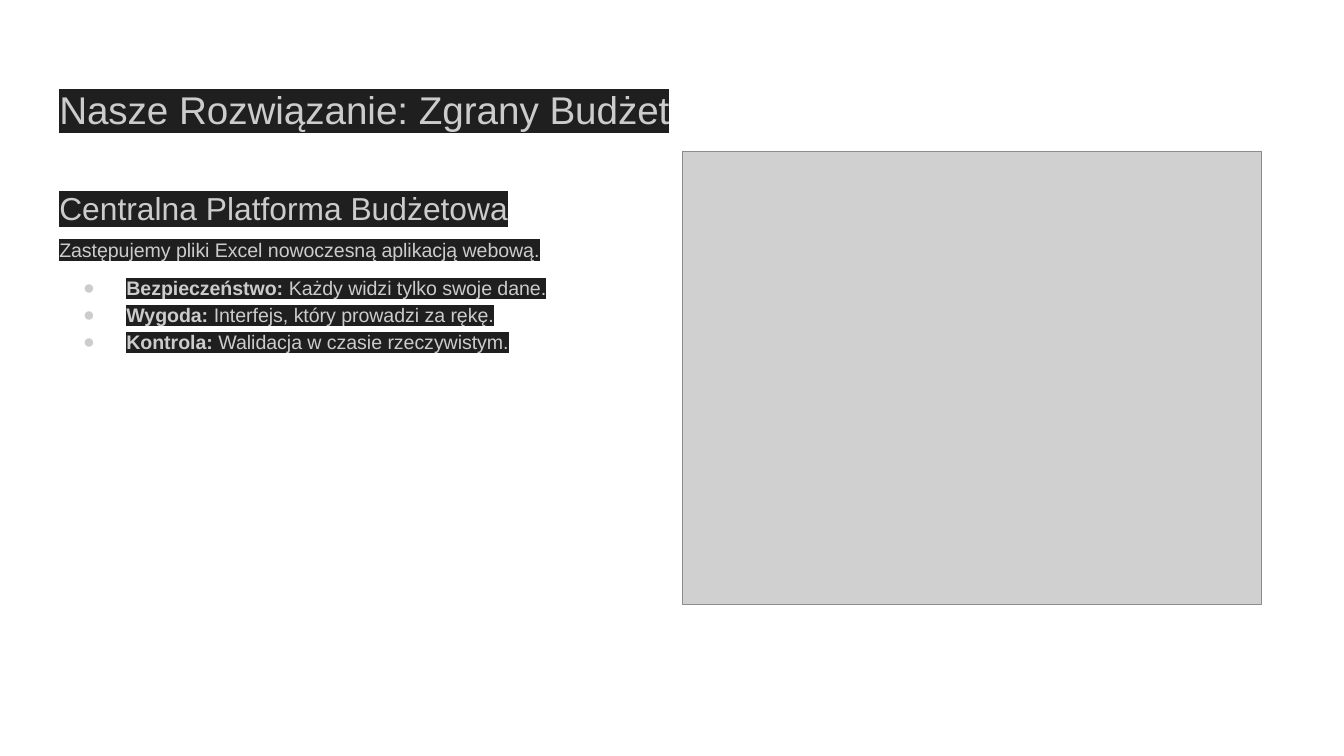
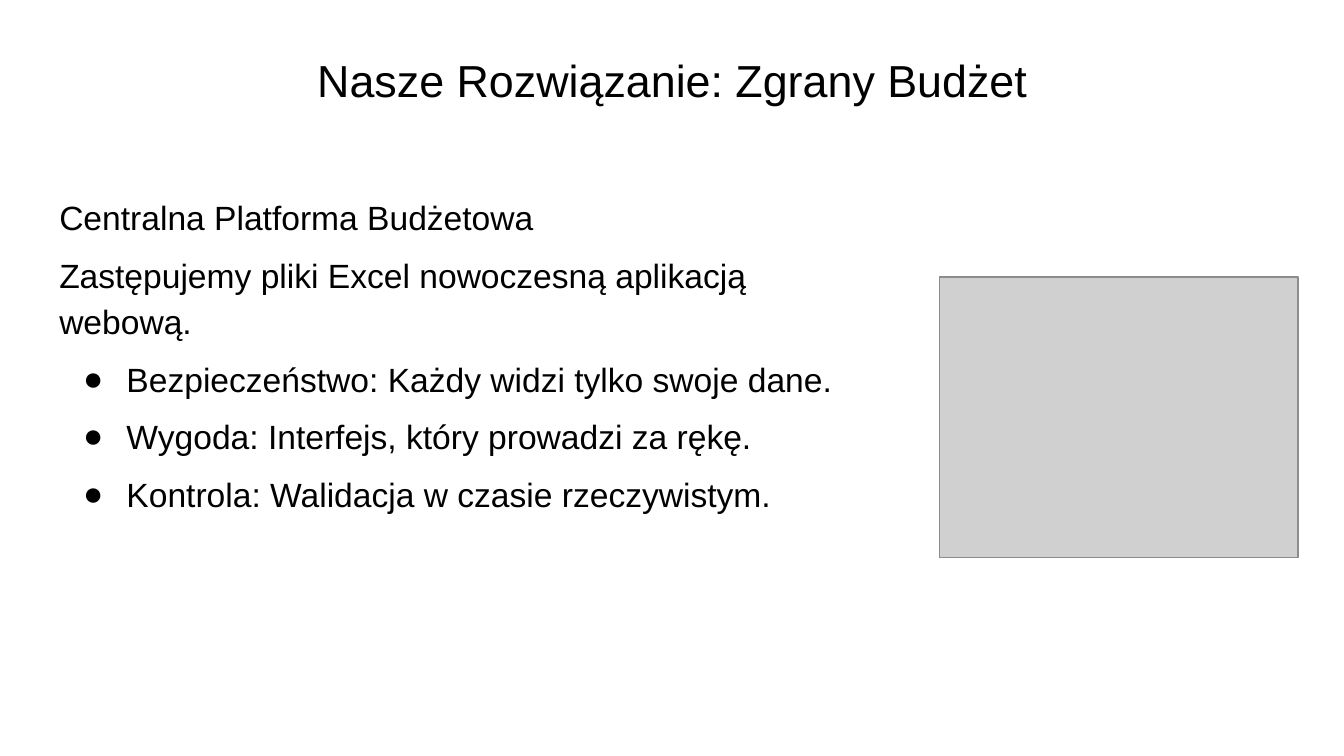
Before and after one commit to BachaBajceps/HackNation2025, a slide deck: slide 3 of Prezentacja.pptx. Drawn at 1344x756 pixels with LibreOffice and Linux fonts; fonts in the diff are those of the drawing; grey boxes stand for pictures. Boxes give left, top, right and bottom in pixels: in the first picture for what was removed or moved away, otherwise in the second. Text is boxed around its words. In the diff, an @@ line names an element or a change of style, - is before the commit and + after.

```diff
--- a/Prezentacja.pptx
+++ b/Prezentacja.pptx
@@ title "Nasze Rozwiązanie: Zgrany Budżet" at <box>317,64,1026,106</box>: size 20.7 to 24 pt, text colour #CCCCCC to #000000, highlight #1F1F1F to none; alignment left to centre; line spacing 1.15 to 0.9; vertical alignment top to middle @@
@@ text "Centralna Platforma Budżetowa": place and size @@
-text "Centralna Platforma Budżetowa" at <box>59,197,546,354</box>
+text "Centralna Platforma Budżetowa" at <box>59,205,832,513</box>
@@ text "Centralna Platforma Budżetowa" at <box>59,205,832,513</box>: size 17 to 18 pt in "Centralna Platforma Budżetowa"; text colour #CCCCCC to #000000, highlight #1F1F1F to none; size 10.5 to 18 pt in "Zastępujemy pliki Excel nowoczesną aplikacją webową.", "Bezpieczeństwo: Każdy widzi tylko swoje dane.", "Wygoda: Interfejs, który prowadzi za rękę.", "Kontrola: Walidacja w czasie rzeczywistym."; bold off in "Bezpieczeństwo:", "Wygoda:", "Kontrola:"; less space between paragraphs; more space between paragraphs; bullet colour #CCCCCC to #000000 @@
@@ picture: place and size @@
-picture at <box>683,152,1262,605</box>
+picture at <box>939,277,1298,558</box>
```
Also in this commit, not shown: 7 other slides changed.
